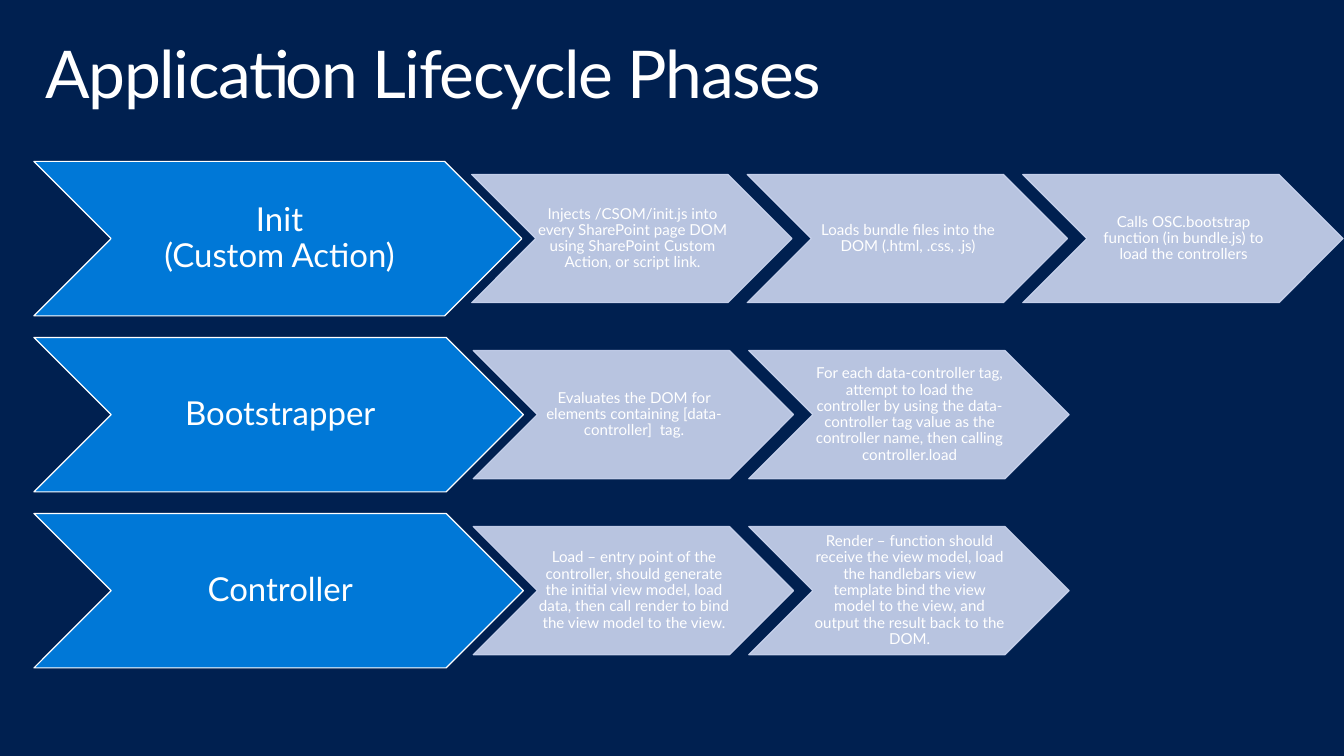
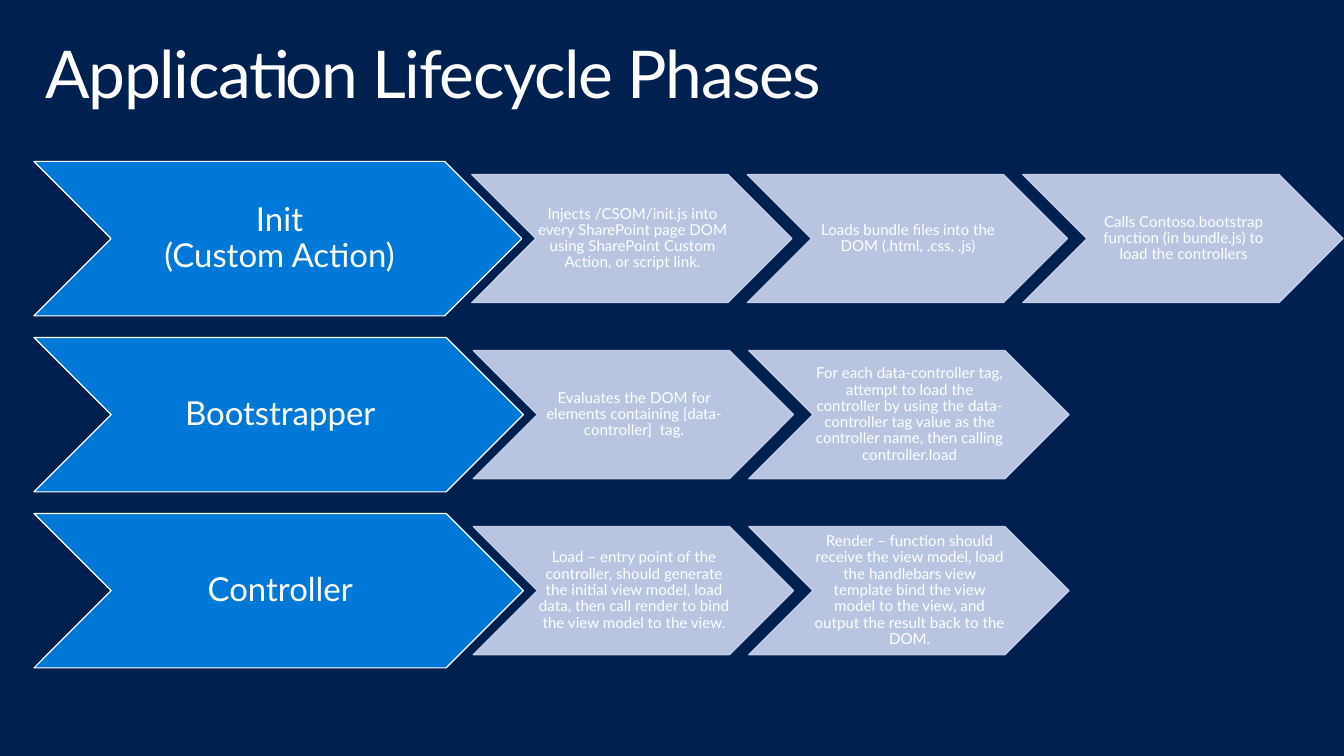
Before and after one commit to dhruvb14/SPFramework, a slide deck: slide 4 of Introduction.pptx. Drawn at 1344x756 pixels with LibreOffice and Linux fonts; fonts in the diff are those of the drawing; background and template pictures are left out. Boxes give left, top, right and bottom in pixels: in the first picture for what was removed or moved away, otherwise in the second. Text is boxed around its words. In the diff, an @@ line names an element or a change of style, - is before the commit and + after.

```diff
--- a/Introduction.pptx
+++ b/Introduction.pptx
@@ text at [1103,216,1264,259]: text changed @@
-Calls OSC.bootstrap function (in bundle.js) to load the controllers
+Calls Contoso.bootstrap function (in bundle.js) to load the controllers
```
Also in this commit, not shown: 1 other slide changed, 30 other files.
